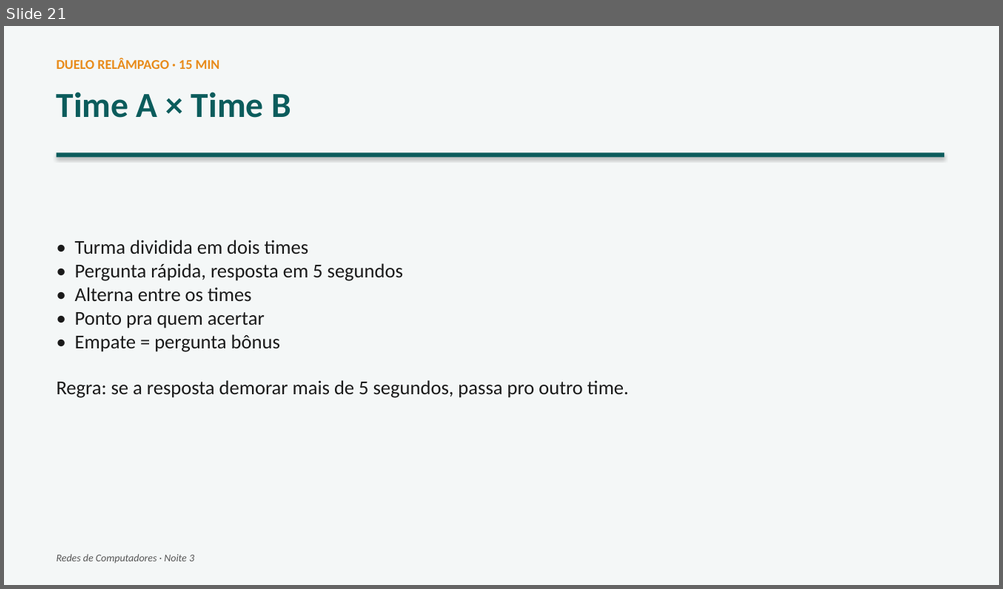
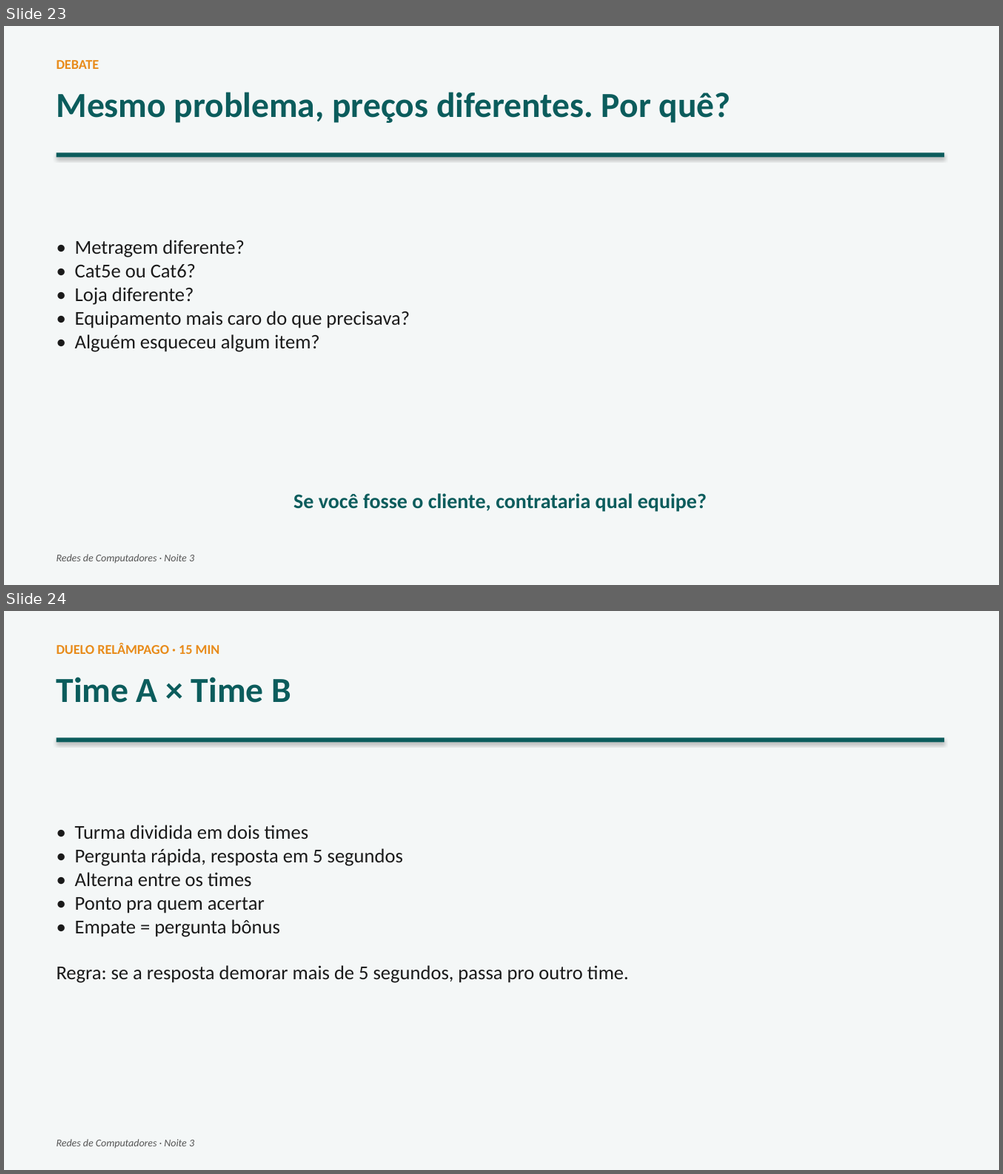
Before and after one commit to joninedel-prog/gerador_contratos, a slide deck: Aula - Redes 3 - Por onde o sinal viaja.pptx. Shown one above the other, each under a label of ours: slide 21 before the commit, slides 23 and 24 after it. The pictures are 1003x589 and 1003x1174 pixels, drawn with LibreOffice and Linux fonts; fonts in the diff are those of the drawing. Boxes give left, top, right and bottom in pixels: in the first picture for what was removed or moved away, otherwise in the second. Text is boxed around its words. In the diff, an @@ line names an element or a change of style, - is before the commit and + after.

```diff
--- a/Aula - Redes 3 - Por onde o sinal viaja.pptx
+++ b/Aula - Redes 3 - Por onde o sinal viaja.pptx
@@ slide 23 added at box(4, 26, 999, 585), background #FFFFFF @@
@@ rectangle added at box(4, 26, 999, 585), fill #F4F7F7 @@
@@ text added at box(57, 60, 99, 69), 13 pt, text #E88B1A, bold @@
+DEBATE
@@ text added at box(57, 92, 731, 123), 34 pt, text #0B5C5C, bold @@
+Mesmo problema, preços diferentes. Por quê?
@@ rectangle added at box(57, 153, 944, 157), fill #0B5C5C @@
@@ text added at box(75, 240, 410, 352), 19 pt, text #1A1A1A @@
+• Metragem diferente?
+• Cat5e ou Cat6?
+• Loja diferente?
+• Equipamento mais caro do que precisava?
+• Alguém esqueceu algum item?
@@ text added at box(293, 494, 706, 512), 20 pt, text #0B5C5C, bold @@
+Se você fosse o cliente, contrataria qual equipe?
@@ text added at box(57, 554, 194, 563), 10 pt, text #555555, italic @@
+Redes de Computadores · Noite 3
@@ what was slide 21 is now slide 24 @@
```
Also in this commit, not shown: 2 other slides added, 3 other files.
